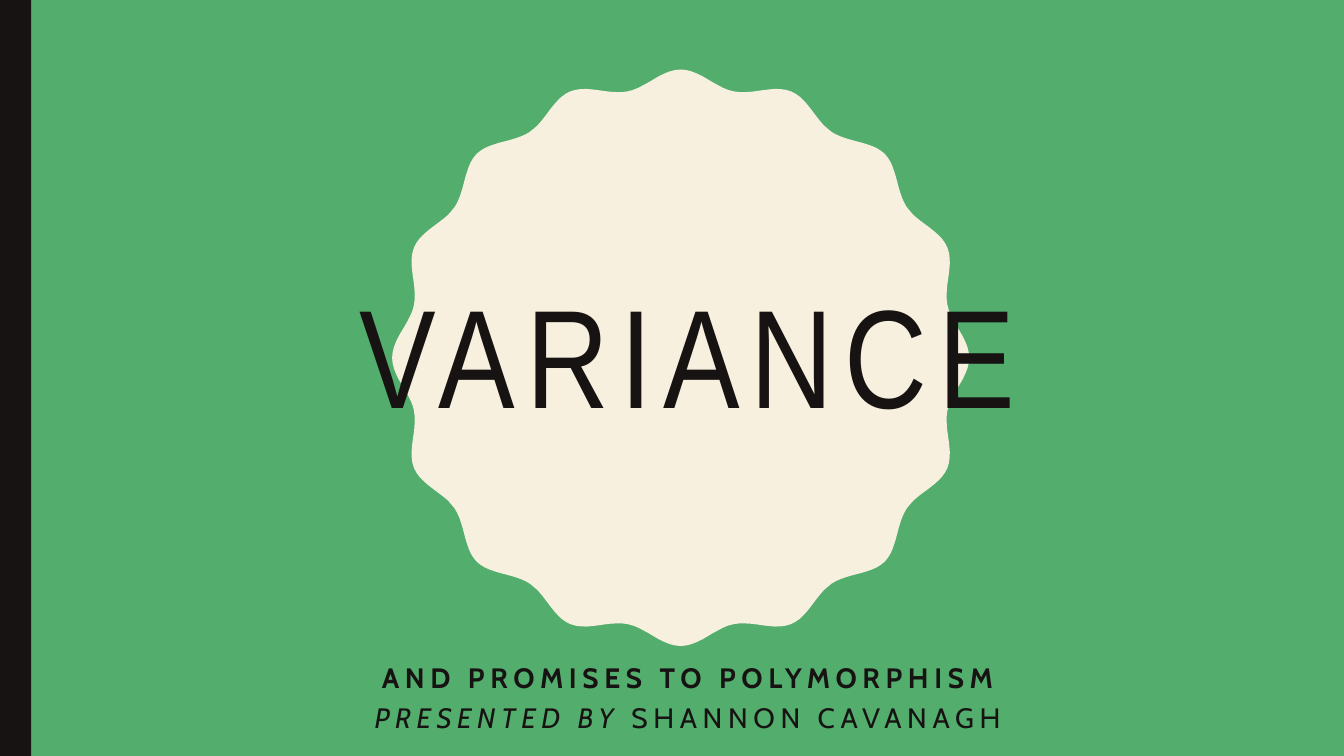
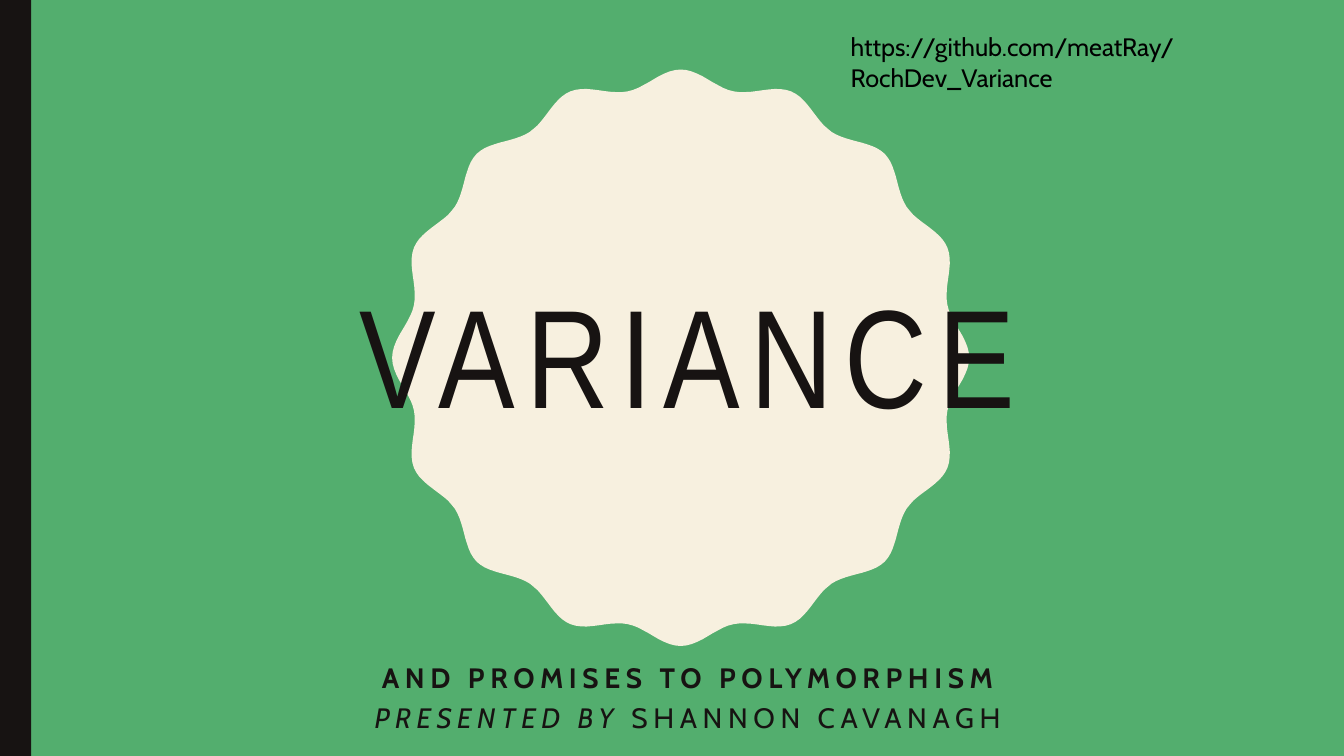
Before and after one commit to meatRay/RochDev_Variance, a slide deck: slide 1 of Presentation.pptx. Drawn at 1344x756 pixels with LibreOffice and Linux fonts; fonts in the diff are those of the drawing. Boxes give left, top, right and bottom in pixels: in the first picture for what was removed or moved away, otherwise in the second. Text is boxed around its words. In the diff, an @@ line names an element or a change of style, - is before the commit and + after.

Commit message:
Updated presentation.

```diff
--- a/Presentation.pptx
+++ b/Presentation.pptx
@@ text added at [851,37,1174,90], 18 pt, text #000000 @@
+https://github.com/meatRay/RochDev_Variance
```
Also in this commit, not shown: 1 other slide changed.
